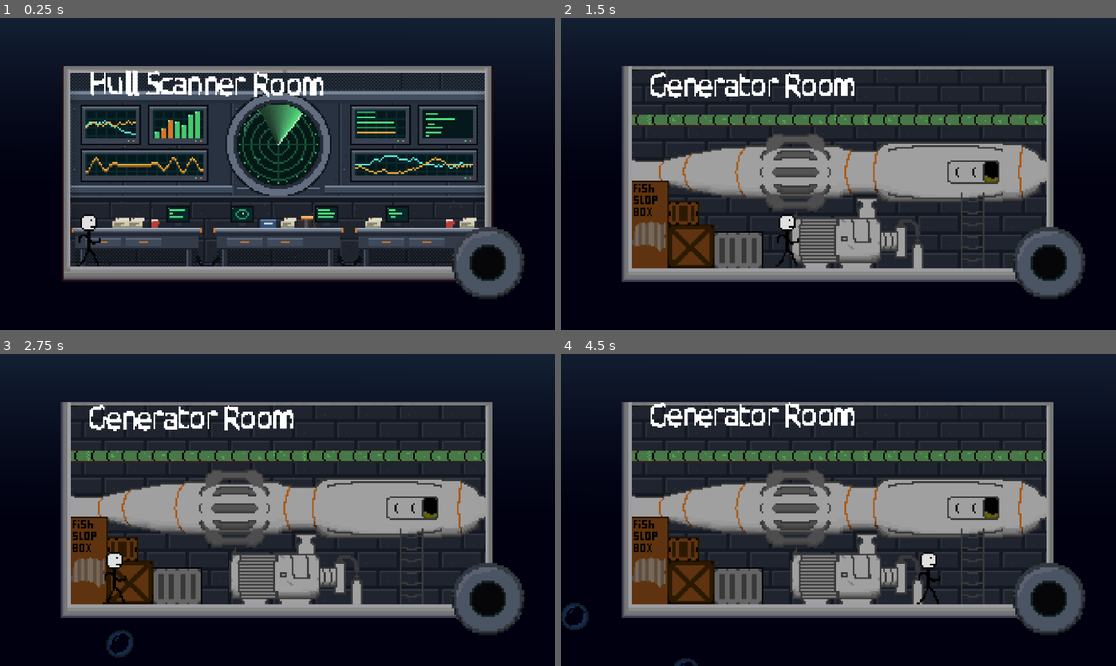
Above: before the commit, frames 1-4 (two rows, left to right).
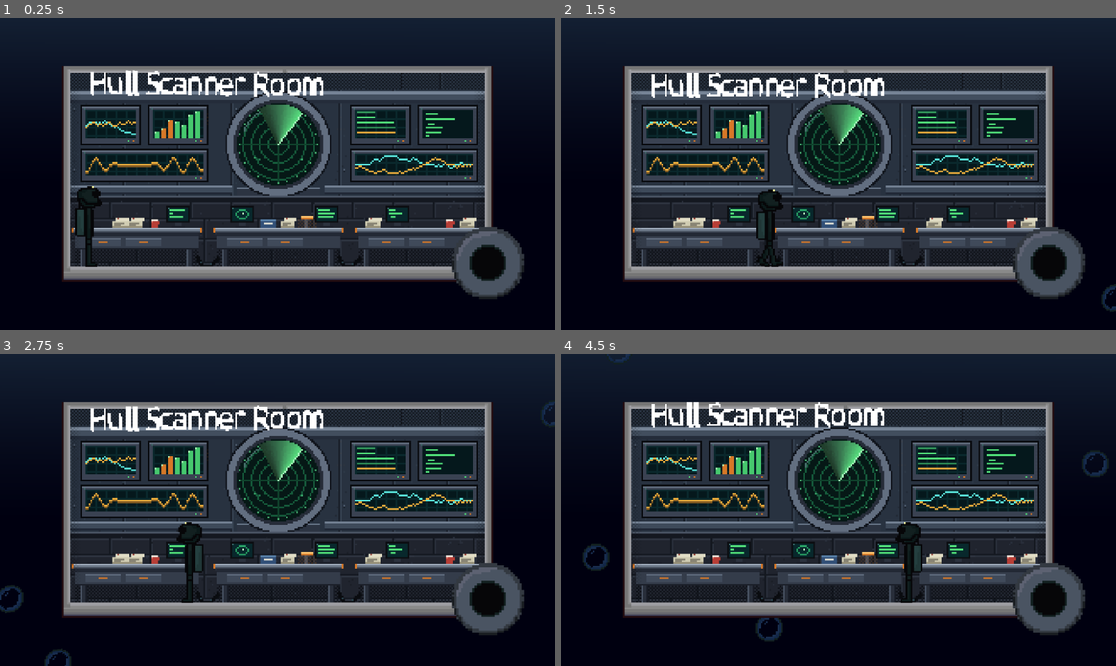
Above: after the commit, the same moments.

Repository: yogurtgurtyo/grock-grock-grock-sahur
Game: Godot game, scene res://node_2d.tscn
The game is run twice, just before and just after one commit, with the same random seed, the same clock (stepped at 60 frames per second) and the same inputs.
Inputs:
- Up to frame 1 (0.25 s): no input
- Up to frame 2 (1.5 s): tap Enter (ui_accept) at 0.5, 0.77 s; hold Right (ui_right) from 0.53 s (still down)
- Up to frame 3 (2.75 s): tap Enter (ui_accept) at 1.52 s; release Right (ui_right) at 2.03 s; hold Left (ui_left) from 2.03 s (still down)
- Up to frame 4 (4.5 s): release Left (ui_left) at 2.78 s; hold Right (ui_right) 2.78-4.28 s; tap Enter (ui_accept) at 3.02, 3.77 s; hold Left (ui_left) from 4.28 s (still down)

The runs differ from the first frame. In frame 1, 0.6% of the frame differs, in the area x 13-19%, y 53-80%; in frame 2, 36%; in frame 3, 37%; in frame 4, 37%, in the area x 0-99%, y 0-100%.

Commit message:
Added walk cycle to nonchalat

Diff:
--- a/character_body_2d.gd
+++ b/character_body_2d.gd
@@ -1,21 +1,25 @@
 extends CharacterBody2D
 
-
-const SPEED = 300.0
+const SPEED = 75.0
 const JUMP_VELOCITY = -150.0
 
+# Adjust this value to make the animation cycle faster or slower relative to movement speed
+@export var anim_speed_scale: float = 0.02
+
+@onready var sprite: Sprite2D = $Sprite2D
+
+var anim_timer: float = 0.0
 
 func _physics_process(delta: float) -> void:
-	# Add the gravity.
+	# Add gravity
 	if not is_on_floor():
 		velocity += get_gravity() * delta
 
-	# Handle jump.
+	# Handle jump
 	if Input.is_action_just_pressed("ui_accept") and is_on_floor():
 		velocity.y = JUMP_VELOCITY
 
-	# Get the input direction and handle the movement/deceleration.
-	# As good practice, you should replace UI actions with custom gameplay actions.
+	# Get input direction and handle movement/deceleration
 	var direction := Input.get_axis("ui_left", "ui_right")
 	if direction:
 		velocity.x = direction * SPEED
@@ -23,3 +27,28 @@
 		velocity.x = move_toward(velocity.x, 0, SPEED)
 
 	move_and_slide()
+
+	# Update frame-based animation
+	_update_animation(delta)
+
+
+func _update_animation(delta: float) -> void:
+	var current_speed = abs(velocity.x)
+
+	# Flip sprite according to facing direction
+	if velocity.x > 0:
+		sprite.flip_h = false
+	elif velocity.x < 0:
+		sprite.flip_h = true
+
+	# Animate if moving along the ground
+	if current_speed > 10.0 and is_on_floor():
+		# Advance timer proportional to current speed
+		anim_timer += (current_speed * 2.5) * delta * anim_speed_scale
+
+		# Cycle through frames 0 to 3
+		sprite.frame = int(anim_timer) % 4
+	else:
+		# Idle frame when stopped or in air
+		sprite.frame = 0
+		anim_timer = 0.0
--- a/node_2d.tscn
+++ b/node_2d.tscn
@@ -4,13 +4,13 @@
 [ext_resource type="Shader" uid="uid://c7uvlfql4e82o" path="res://themes and more/water.gdshader" id="2_hqns4"]
 [ext_resource type="Texture2D" uid="uid://d0jjk2lkx7gtc" path="res://color/oceangradient.png" id="2_ir8iy"]
 [ext_resource type="Texture2D" uid="uid://cougscpufxgvy" path="res://art/fx/darkbubble.png" id="2_x0ka3"]
-[ext_resource type="Texture2D" uid="uid://d211ipnmq5l75" path="res://art/placeolder/hi placeohneer1-Sheet.png" id="3_0hol4"]
 [ext_resource type="Script" uid="uid://d2kh2xv35es6p" path="res://character_body_2d.gd" id="3_q6r6c"]
 [ext_resource type="Shader" uid="uid://blv1y2bagkkto" path="res://themes and more/wavytext.gdshader" id="3_rj586"]
 [ext_resource type="Theme" uid="uid://q50ntxq2p0qf" path="res://themes and more/font.tres" id="4_4d7sh"]
 [ext_resource type="Script" uid="uid://b3nns3sva8mr5" path="res://doortransition.gd" id="4_x0ka3"]
 [ext_resource type="Texture2D" uid="uid://svtli0dmratx" path="res://art/ui/thumbpad1.png" id="5_kdubu"]
 [ext_resource type="Texture2D" uid="uid://dtxf87hi3bwx4" path="res://art/ui/thumbpad2.png" id="6_d21ai"]
+[ext_resource type="Texture2D" uid="uid://cknlxaxuuiyab" path="res://art/player/nonchalant walk cycle.png" id="9_0h7mo"]
 [ext_resource type="Texture2D" uid="uid://73glqyvv1kmq" path="res://art/Hull/Hull_Generator_Blue.png" id="9_hqns4"]
 [ext_resource type="Script" uid="uid://cv177dly368bq" path="res://camera.gd" id="13_0h7mo"]
 
@@ -57,6 +57,7 @@
 shader_parameter/speed = 1.0
 
 [sub_resource type="RectangleShape2D" id="RectangleShape2D_q6r6c"]
+size = Vector2(16, 28.088234)
 
 [sub_resource type="StyleBoxTexture" id="StyleBoxTexture_03dd7"]
 texture = ExtResource("5_kdubu")
@@ -168,14 +169,15 @@
 script = ExtResource("3_q6r6c")
 
 [node name="CollisionShape2D" type="CollisionShape2D" parent="CharacterBody2D" unique_id=280279395]
-position = Vector2(0, 0.5)
-scale = Vector2(1, 1.55)
+position = Vector2(0, -6.125)
+scale = Vector2(1, 1.7)
 shape = SubResource("RectangleShape2D_q6r6c")
 
 [node name="Sprite2D" type="Sprite2D" parent="CharacterBody2D" unique_id=436276463]
 z_index = 1
 texture_filter = 1
-texture = ExtResource("3_0hol4")
+position = Vector2(0, -6)
+texture = ExtResource("9_0h7mo")
 hframes = 4
 
 [node name="CanvasLayer" type="CanvasLayer" parent="." unique_id=1456491527]
